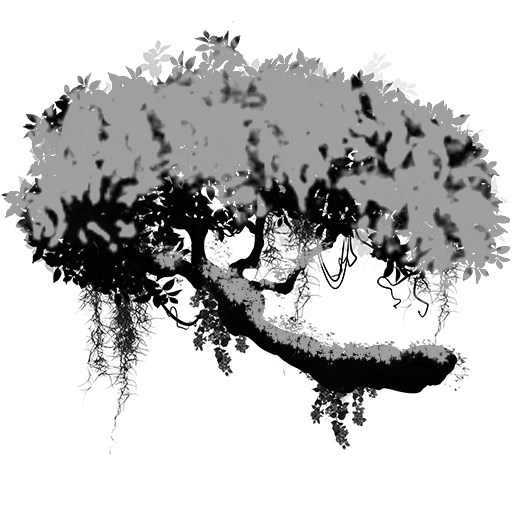
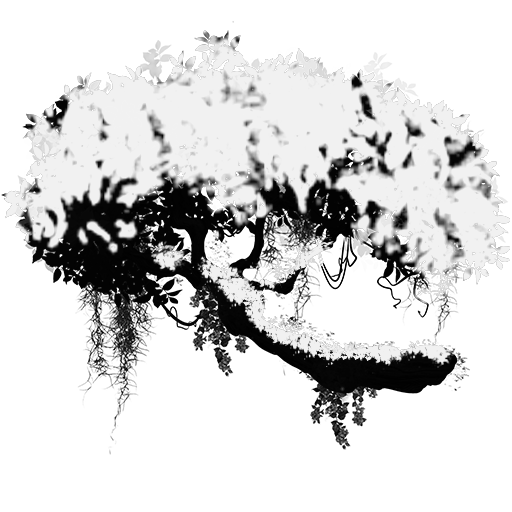
Comparing the layer stacks of the two 512x512 images. Changes:
painted on "Background" over [1, 21, 510, 392]
